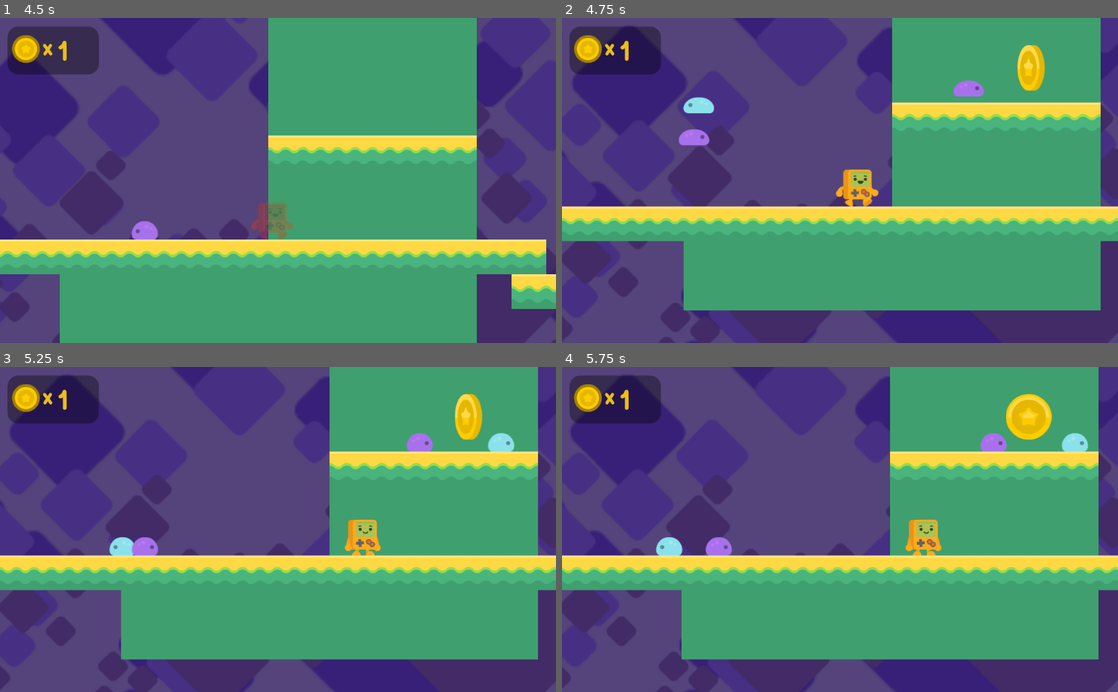
Above: before the commit, frames 1-4 (two rows, left to right).
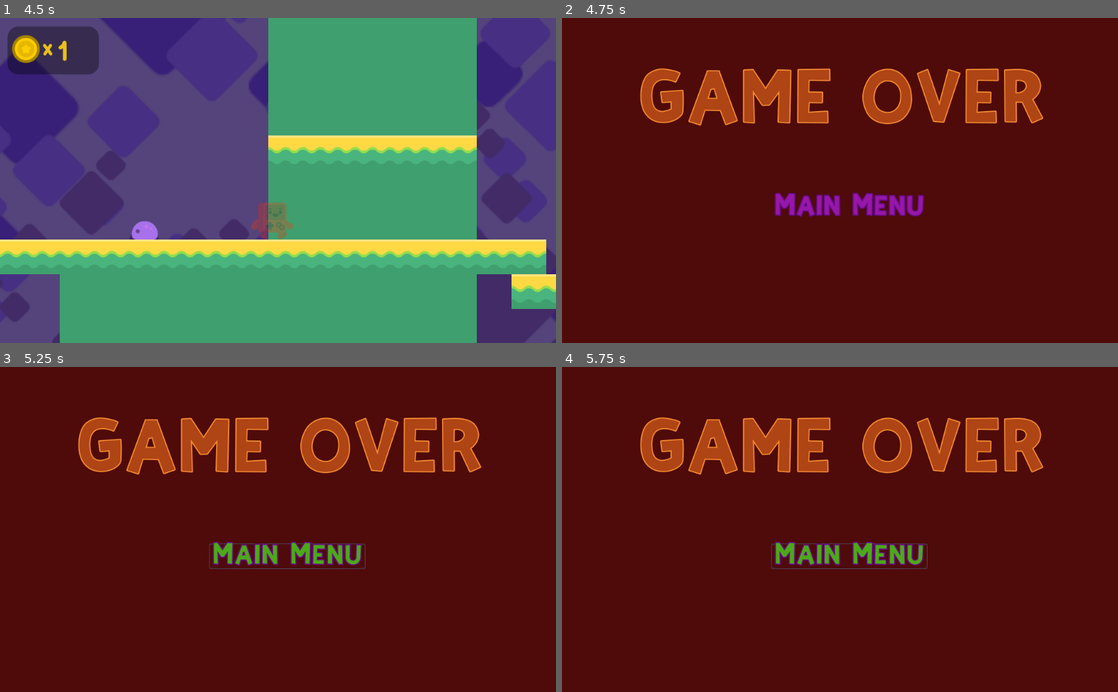
Above: after the commit, the same moments.

Repository: reuben-john/Godot-Platformer-Game
Game: Godot game, scene res://Level1.tscn
Same seed, same stepped clock (60 frames per second), same inputs: the game is played once before the commit and once after it. This scene is started directly instead of the project's main scene.
Inputs (mouse positions are in pixels of both pictures, inside the frame that each line leads up to):
- Up to frame 1 (4.5 s): hold Right (right) 0.53-2.03 s; tap Space (jump) at 0.77, 1.52, 3.02, 3.77 s; hold Left (left) 2.03-4.28 s; hold Right (right) from 4.28 s (still down)
- Up to frame 2 (4.75 s): keep holding Right (right); tap Space (jump) at 4.52 s
- Up to frame 3 (5.25 s): release Right (right) at 5 s; click (289, 555) at 5 s, where only the run after the commit has a clickable "Main Menu"
- Up to frame 4 (5.75 s): no input

Frame 1 is identical in both runs. In frame 2, 100% of the frame differs, in the area x 0-100%, y 0-100%; in frame 3, 100%; in frame 4, 100%.

Commit message:
Create you win and game over scenes

Diff:
--- /dev/null
+++ b/GameOver.tscn
@@ -0,0 +1,52 @@
+[gd_scene load_steps=5 format=2]
+
+[ext_resource path="res://ASSETS/fonts/KiriFont.ttf" type="DynamicFontData" id=1]
+[ext_resource path="res://MainMenuButton.gd" type="Script" id=2]
+
+[sub_resource type="DynamicFont" id=1]
+size = 100
+outline_size = 2
+outline_color = Color( 0.976471, 0.564706, 0.203922, 1 )
+font_data = ExtResource( 1 )
+
+[sub_resource type="DynamicFont" id=2]
+size = 40
+outline_size = 2
+outline_color = Color( 0.407843, 0.0392157, 0.537255, 1 )
+font_data = ExtResource( 1 )
+
+[node name="GameOver" type="Control"]
+anchor_right = 1.0
+anchor_bottom = 1.0
+
+[node name="ColorRect" type="ColorRect" parent="."]
+margin_right = 1024.0
+margin_bottom = 600.0
+color = Color( 0.309804, 0.0392157, 0.0392157, 1 )
+
+[node name="Label" type="Label" parent="."]
+margin_left = 140.0
+margin_top = 108.0
+margin_right = 890.0
+margin_bottom = 209.0
+custom_colors/font_color = Color( 0.686275, 0.266667, 0.0823529, 1 )
+custom_fonts/font = SubResource( 1 )
+text = "game over"
+align = 1
+valign = 1
+uppercase = true
+
+[node name="MainMenuButton" type="Button" parent="."]
+margin_left = 385.0
+margin_top = 326.0
+margin_right = 639.0
+margin_bottom = 368.0
+custom_colors/font_color = Color( 0.588235, 0.0901961, 0.658824, 1 )
+custom_colors/font_color_hover = Color( 0.298039, 0.662745, 0.0980392, 1 )
+custom_colors/font_color_pressed = Color( 0.0666667, 0.176471, 0.898039, 1 )
+custom_fonts/font = SubResource( 2 )
+text = "Main Menu"
+flat = true
+script = ExtResource( 2 )
+
+[connection signal="pressed" from="MainMenuButton" to="MainMenuButton" method="_on_MainMenuButton_pressed"]
--- a/HUD.gd
+++ b/HUD.gd
@@ -10,4 +10,4 @@
 	$coins.text = String(PlayerVariables.coins)
 	if PlayerVariables.coins == 3:
 		PlayerVariables.reset_coins()
-		get_tree().change_scene("res://Level1.tscn")
+		get_tree().change_scene("res://YouWin.tscn")
--- /dev/null
+++ b/MainMenuButton.gd
@@ -0,0 +1,10 @@
+extends Button
+
+
+func _ready():
+	pass
+
+
+
+func _on_MainMenuButton_pressed():
+	get_tree().change_scene("res://TitleMenu.tscn")
--- a/Steve.gd
+++ b/Steve.gd
@@ -55,4 +55,4 @@
 
 
 func _on_Timer_timeout():
-	get_tree().change_scene("res://Level1.tscn")
+	get_tree().change_scene("res://GameOver.tscn")
--- a/TitleMenu.tscn
+++ b/TitleMenu.tscn
@@ -36,7 +36,7 @@
 size = 40
 font_data = ExtResource( 1 )
 
-[node name="Control" type="Control"]
+[node name="TitleMenu" type="Control"]
 anchor_right = 1.0
 anchor_bottom = 1.0
 
--- /dev/null
+++ b/YouWin.tscn
@@ -0,0 +1,52 @@
+[gd_scene load_steps=5 format=2]
+
+[ext_resource path="res://ASSETS/fonts/KiriFont.ttf" type="DynamicFontData" id=1]
+[ext_resource path="res://MainMenuButton.gd" type="Script" id=2]
+
+[sub_resource type="DynamicFont" id=1]
+size = 100
+outline_size = 2
+outline_color = Color( 0.976471, 0.564706, 0.203922, 1 )
+font_data = ExtResource( 1 )
+
+[sub_resource type="DynamicFont" id=2]
+size = 40
+outline_size = 2
+outline_color = Color( 0.407843, 0.0392157, 0.537255, 1 )
+font_data = ExtResource( 1 )
+
+[node name="YouWin" type="Control"]
+anchor_right = 1.0
+anchor_bottom = 1.0
+
+[node name="ColorRect" type="ColorRect" parent="."]
+margin_right = 1024.0
+margin_bottom = 600.0
+color = Color( 0.403922, 0.976471, 0.909804, 1 )
+
+[node name="Label" type="Label" parent="."]
+margin_left = 140.0
+margin_top = 108.0
+margin_right = 890.0
+margin_bottom = 209.0
+custom_colors/font_color = Color( 0.898039, 0.780392, 0.133333, 1 )
+custom_fonts/font = SubResource( 1 )
+text = "you win!"
+align = 1
+valign = 1
+uppercase = true
+
+[node name="MainMenuButton" type="Button" parent="."]
+margin_left = 385.0
+margin_top = 326.0
+margin_right = 639.0
+margin_bottom = 368.0
+custom_colors/font_color = Color( 0.588235, 0.0901961, 0.658824, 1 )
+custom_colors/font_color_hover = Color( 0.298039, 0.662745, 0.0980392, 1 )
+custom_colors/font_color_pressed = Color( 0.0666667, 0.176471, 0.898039, 1 )
+custom_fonts/font = SubResource( 2 )
+text = "Main Menu"
+flat = true
+script = ExtResource( 2 )
+
+[connection signal="pressed" from="MainMenuButton" to="MainMenuButton" method="_on_MainMenuButton_pressed"]
